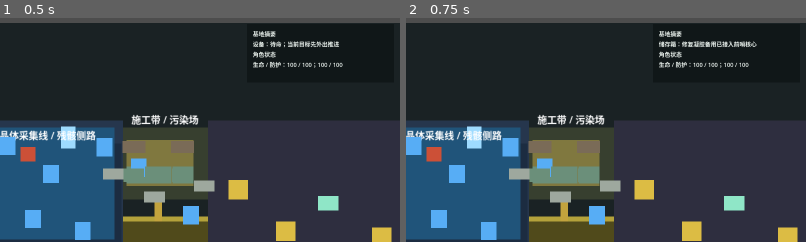
Above: before the commit, frames 1-2 (left to right).
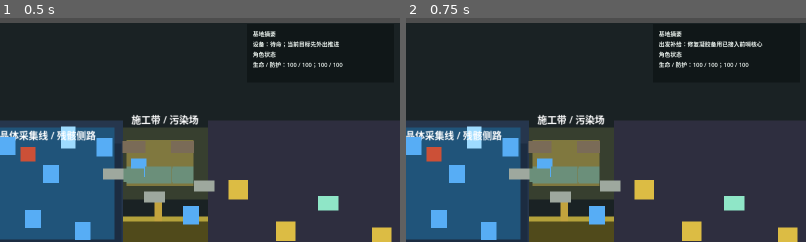
Above: after the commit, the same moments.

Repository: laugh0608/RadishCatalyst
Game: Godot game, scene res://scenes/boot/Boot.tscn
Same seed, same stepped clock (60 frames per second), same inputs: the game is played once before the commit and once after it.
Inputs (mouse positions are % of the whole screen's width and height, from its top left):
- Up to frame 1 (0.5 s): no input
- Up to frame 2 (0.75 s): tap Enter at 0.5 s; move the mouse to (72, 45) at 0.52 s; hold D (move_right) from 0.53 s (still down); tap E (interact) at 0.6 s; click (72, 45) at 0.67 s
The pictures show only the part of the screen within x 50-100%, y 0-50%; the shares and areas given below are measured in that part.

Frame 1 is identical in both runs. In frame 2, 0.5% of the frame differs, in the area x 63-90%, y 10-13%.

Commit message:
feat: 扩展基地后勤补给并稳定检查入口
- 基础储存箱联动污染过滤器补抗污染药剂

- 补前哨核心提示、HUD 摘要和自动检查

- 默认客户端检查改为静态数据与场景引用

- 同步规划入口、协作规则、运行时边界和周志

Diff:
--- a/client/data/localization/zh_cn.json
+++ b/client/data/localization/zh_cn.json
@@ -382,7 +382,7 @@
     "building.outpost_core.name": "前哨核心",
     "building.outpost_core.desc": "受损前哨的控制与基础加工核心。",
     "building.basic_storage.name": "基础储存箱",
-    "building.basic_storage.desc": "用于存放早期物资的基础储存设施，接入前哨核心后可补一份修复凝胶。",
+    "building.basic_storage.desc": "用于存放早期物资的基础储存设施，接入前哨核心后可补一份修复凝胶；污染过滤器跑通首支药剂后，也可补一份抗污染药剂。",
     "building.field_outfitting_station.name": "出发整备台",
     "building.field_outfitting_station.desc": "用于检查外勤装备并把已制造模块装入防护服的基地后勤设施。",
     "building.basic_reactor.name": "基础反应器",
--- a/client/scripts/checks/field_outfitting_station_check.gd
+++ b/client/scripts/checks/field_outfitting_station_check.gd
@@ -90,6 +90,31 @@
 		outfitting_character
 	)
 	host._expect_text_contains(status_text, "整备台：基础过滤模块已生效", "field outfitting station HUD summary")
+	outfitting_world.add_base_structure(
+		"structure.basic_storage_build_site",
+		"building.basic_storage",
+		"region.outpost_platform",
+		"map_object_instance.basic_storage_build_site"
+	)
+	outfitting_world.add_base_structure(
+		"structure.pollution_filter_build_site",
+		"building.pollution_filter",
+		"region.outpost_platform",
+		"map_object_instance.pollution_filter_build_site"
+	)
+	outfitting_world.quest_state.set_objective_progress("quest.enter_pollution_edge", "craft_item", "item.resistance_vial_t1", 1.0)
+	outfitting_character.inventory.consume_ref("item.repair_gel", 1)
+	var supply_status_text := HudStatusPresenter.new().format_vitals_text(
+		host.data_registry,
+		outfitting_world,
+		outfitting_character
+	)
+	host._expect_text_contains(supply_status_text, "整备台：基础过滤模块已生效", "field outfitting station keeps module status with supplies")
+	host._expect_text_contains(
+		supply_status_text,
+		"出发补给：回前哨核心补修复凝胶 / 抗污染药剂 x1",
+		"field outfitting station HUD summary includes departure supply restock"
+	)
 	var map := VerticalSliceMapScene.instantiate() as VerticalSliceMap
 	root.add_child(map)
 	map.setup(host.data_registry)
--- a/client/scripts/checks/interaction_feedback_prompt_check.gd
+++ b/client/scripts/checks/interaction_feedback_prompt_check.gd
@@ -267,6 +267,51 @@
 		"outpost storage restocks repair gel to one"
 	)
 
+	var outpost_supply_world := WorldState.create_default()
+	outpost_supply_world.quest_state.complete_quest("quest.restore_outpost")
+	outpost_supply_world.quest_state.set_objective_progress("quest.enter_pollution_edge", "craft_item", "item.resistance_vial_t1", 1.0)
+	outpost_supply_world.add_base_structure(
+		"structure.basic_storage_build_site",
+		"building.basic_storage",
+		"region.outpost_platform",
+		"map_object_instance.basic_storage_build_site"
+	)
+	outpost_supply_world.add_base_structure(
+		"structure.pollution_filter_build_site",
+		"building.pollution_filter",
+		"region.outpost_platform",
+		"map_object_instance.pollution_filter_build_site"
+	)
+	var outpost_supply_character := CharacterState.create_default()
+	outpost_supply_character.inventory.consume_ref("item.repair_gel", 1)
+	host._expect_text_contains(
+		formatter.format_outpost_core_prompt(outpost_supply_world, outpost_supply_character),
+		"基础储存箱可补修复凝胶 / 抗污染药剂",
+		"outpost prompt exposes storage vial restock"
+	)
+	var outpost_supply_result := GatherSystem.new(host.data_registry).interact_with_object(
+		"map_object_instance.outpost_core",
+		"building.outpost_core",
+		"outpost_core",
+		outpost_supply_character,
+		outpost_supply_world
+	)
+	host._expect_text_contains(
+		String(outpost_supply_result.get("message", "")),
+		"基础储存箱补抗污染药剂",
+		"outpost refit restocks resistance vial after filter setup"
+	)
+	host._expect_equal(
+		int(outpost_supply_character.inventory.items.get("item.repair_gel", 0)),
+		1,
+		"outpost storage still restocks repair gel with filter setup"
+	)
+	host._expect_equal(
+		int(outpost_supply_character.inventory.items.get("item.resistance_vial_t1", 0)),
+		1,
+		"outpost storage restocks resistance vial to one"
+	)
+
 	var filter_processing_world := WorldState.create_default()
 	var filter_processing_character := CharacterState.create_default()
 	filter_processing_world.quest_state.active_quest_ids = ["quest.enter_pollution_edge"]
--- a/client/scripts/systems/gather_system.gd
+++ b/client/scripts/systems/gather_system.gd
@@ -9,6 +9,7 @@
 const DEMO_STABILIZATION_WRITE_RECOVERY_CACHE_MULT := 0.85
 const DEMO_STABILIZATION_WRITE_GUARD_CACHE_MULT := 0.9
 const BASIC_STORAGE_REPAIR_GEL_TARGET := 1
+const BASIC_STORAGE_RESISTANCE_VIAL_TARGET := 1
 const FIELD_OUTFITTING_STATION_ID := "building.field_outfitting_station"
 const BASIC_FILTER_MODULE_ID := "equipment.filter_module_t1"
 const POLLUTION_RESIDUE_PRESSURE_BY_INSTANCE := {
@@ -256,15 +257,42 @@
 func _restock_basic_storage_supply(character_state: CharacterState, world_state: WorldState) -> String:
 	if not world_state.has_base_structure_definition("building.basic_storage"):
 		return ""
+
+	var detail_parts: Array[String] = []
 	var current_repair_gel := int(character_state.inventory.items.get("item.repair_gel", 0))
-	if current_repair_gel >= BASIC_STORAGE_REPAIR_GEL_TARGET:
-		return ""
-	var granted_amount := BASIC_STORAGE_REPAIR_GEL_TARGET - current_repair_gel
-	character_state.inventory.add_item("item.repair_gel", granted_amount)
-	return "基础储存箱补修复凝胶 x%d，当前 %d" % [
-		granted_amount,
-		int(character_state.inventory.items.get("item.repair_gel", 0))
-	]
+	if current_repair_gel < BASIC_STORAGE_REPAIR_GEL_TARGET:
+		var granted_gel_amount := BASIC_STORAGE_REPAIR_GEL_TARGET - current_repair_gel
+		character_state.inventory.add_item("item.repair_gel", granted_gel_amount)
+		detail_parts.append("基础储存箱补修复凝胶 x%d，当前 %d" % [
+			granted_gel_amount,
+			int(character_state.inventory.items.get("item.repair_gel", 0))
+		])
+
+	if _can_restock_basic_storage_vial(character_state, world_state):
+		var current_vial := int(character_state.inventory.items.get("item.resistance_vial_t1", 0))
+		var granted_vial_amount := BASIC_STORAGE_RESISTANCE_VIAL_TARGET - current_vial
+		character_state.inventory.add_item("item.resistance_vial_t1", granted_vial_amount)
+		detail_parts.append("基础储存箱补抗污染药剂 x%d，当前 %d" % [
+			granted_vial_amount,
+			int(character_state.inventory.items.get("item.resistance_vial_t1", 0))
+		])
+
+	return "；".join(detail_parts)
+
+
+func _can_restock_basic_storage_vial(character_state: CharacterState, world_state: WorldState) -> bool:
+	if not world_state.has_base_structure_definition("building.pollution_filter"):
+		return false
+	if not _has_basic_storage_vial_supply_unlocked(world_state):
+		return false
+	return int(character_state.inventory.items.get("item.resistance_vial_t1", 0)) < BASIC_STORAGE_RESISTANCE_VIAL_TARGET
+
+
+func _has_basic_storage_vial_supply_unlocked(world_state: WorldState) -> bool:
+	return (
+		world_state.quest_state.has_completed_quest("quest.enter_pollution_edge")
+		or world_state.quest_state.get_objective_progress("quest.enter_pollution_edge", "craft_item", "item.resistance_vial_t1") >= 1.0
+	)
 
 
 func _interact_with_field_outfitting_station(character_state: CharacterState, world_state: WorldState) -> Dictionary:
--- a/client/scripts/ui/hud_status_presenter.gd
+++ b/client/scripts/ui/hud_status_presenter.gd
@@ -278,11 +278,14 @@
 
 
 func _format_basic_storage_summary(world_state: WorldState, character_state: CharacterState) -> Array[String]:
+	if world_state.current_region_id != "region.outpost_platform":
+		return []
 	if not world_state.has_base_structure_definition("building.basic_storage"):
 		return []
-	if not character_state.inventory.has_ref("item.repair_gel", 1):
-		return ["储存箱：回前哨核心可补修复凝胶 x1"]
-	return ["储存箱：修复凝胶备用已接入前哨核心"]
+	var supply_summary := _format_departure_supply_summary(world_state, character_state)
+	if not supply_summary.is_empty():
+		return [supply_summary]
+	return []
 
 
 func _format_pollution_slurry_reclaim_summary(
@@ -309,11 +312,20 @@
 
 
 func _format_outfitting_station_summary(world_state: WorldState, character_state: CharacterState) -> Array[String]:
+	if world_state.current_region_id != "region.outpost_platform":
+		return []
 	if world_state.has_base_structure_definition("building.field_outfitting_station"):
+		var supply_summary := _format_departure_supply_summary(world_state, character_state)
 		if String(character_state.equipment.get("suit_module", "")) == "equipment.filter_module_t1":
-			return ["整备台：基础过滤模块已生效"]
+			var equipped_lines := ["整备台：基础过滤模块已生效"]
+			if not supply_summary.is_empty():
+				equipped_lines.append(supply_summary)
+			return equipped_lines
 		if character_state.inventory.has_ref("equipment.filter_module_t1", 1):
-			return ["整备台：回基地按 E 装入基础过滤模块"]
+			var pending_lines := ["整备台：回基地按 E 装入基础过滤模块"]
+			if not supply_summary.is_empty():
+				pending_lines.append(supply_summary)
+			return pending_lines
 		return ["整备台：缺基础过滤模块，先用基础反应器组装"]
 	if (
 		character_state.inventory.has_ref("item.basic_parts", 2)
@@ -321,6 +333,38 @@
 	):
 		return ["可建造：出发整备台；收益：装配防护服模块"]
 	return []
+
+
+func _format_departure_supply_summary(world_state: WorldState, character_state: CharacterState) -> String:
+	if not world_state.has_base_structure_definition("building.basic_storage"):
+		return ""
+
+	var missing_supplies: Array[String] = []
+	var ready_supplies: Array[String] = []
+	if character_state.inventory.has_ref("item.repair_gel", 1):
+		ready_supplies.append("修复凝胶")
+	else:
+		missing_supplies.append("修复凝胶")
+
+	if _is_basic_storage_vial_supply_available(world_state):
+		if character_state.inventory.has_ref("item.resistance_vial_t1", 1):
+			ready_supplies.append("抗污染药剂")
+		else:
+			missing_supplies.append("抗污染药剂")
+
+	if not missing_supplies.is_empty():
+		return "出发补给：回前哨核心补%s x1" % " / ".join(missing_supplies)
+	return "出发补给：%s备用已接入前哨核心" % " / ".join(ready_supplies)
+
+
+func _is_basic_storage_vial_supply_available(world_state: WorldState) -> bool:
+	return (
+		world_state.has_base_structure_definition("building.pollution_filter")
+		and (
+			world_state.quest_state.has_completed_quest("quest.enter_pollution_edge")
+			or world_state.quest_state.get_objective_progress("quest.enter_pollution_edge", "craft_item", "item.resistance_vial_t1") >= 1.0
+		)
+	)
 
 
 func _format_goal_name(data_registry: DataRegistry, world_state: WorldState, quest_id: String) -> String:
--- a/client/scripts/ui/interaction_prompt_formatter.gd
+++ b/client/scripts/ui/interaction_prompt_formatter.gd
@@ -509,17 +509,33 @@
 func format_outpost_core_prompt(world_state: WorldState, character_state: CharacterState) -> String:
 	if not world_state.quest_state.has_completed_quest("quest.restore_outpost"):
 		return "按 E 恢复：前哨核心，重启基础导航。"
-	if _can_restock_basic_storage_supply(world_state, character_state):
-		return "按 E 整备：前哨核心，基础储存箱可补修复凝胶。"
+	var restock_names := _get_basic_storage_restock_names(world_state, character_state)
+	if not restock_names.is_empty():
+		return "按 E 整备：前哨核心，基础储存箱可补%s。" % " / ".join(restock_names)
 	if character_state.are_vitals_full():
 		return "前哨核心：整备在线；生命与防护完整，可继续外出或使用相位回投台。"
 	return "按 E 整备：前哨核心，恢复生命与防护。"
 
 
-func _can_restock_basic_storage_supply(world_state: WorldState, character_state: CharacterState) -> bool:
+func _get_basic_storage_restock_names(world_state: WorldState, character_state: CharacterState) -> Array[String]:
+	var names: Array[String] = []
+	if not world_state.has_base_structure_definition("building.basic_storage"):
+		return names
+	if not character_state.inventory.has_ref("item.repair_gel", 1):
+		names.append("修复凝胶")
+	if _can_restock_basic_storage_vial(world_state, character_state):
+		names.append("抗污染药剂")
+	return names
+
+
+func _can_restock_basic_storage_vial(world_state: WorldState, character_state: CharacterState) -> bool:
 	return (
-		world_state.has_base_structure_definition("building.basic_storage")
-		and not character_state.inventory.has_ref("item.repair_gel", 1)
+		world_state.has_base_structure_definition("building.pollution_filter")
+		and not character_state.inventory.has_ref("item.resistance_vial_t1", 1)
+		and (
+			world_state.quest_state.has_completed_quest("quest.enter_pollution_edge")
+			or world_state.quest_state.get_objective_progress("quest.enter_pollution_edge", "craft_item", "item.resistance_vial_t1") >= 1.0
+		)
 	)
 
 
Not shown, changed: AGENTS.md
Not shown, changed: CLAUDE.md
Not shown, changed: docs/adr/0001-branch-and-pr-governance.md
Not shown, changed: docs/architecture/code-style-and-language-practices.md
Not shown, changed: docs/architecture/godot-project-structure-runtime.md
Not shown, changed: docs/design/development-retest-baselines.md
Not shown, changed: docs/design/map-interaction-and-building.md
Not shown, changed: docs/design/resource-chain-prototype.md
Not shown, changed: docs/devlogs/2026-W24.md
Not shown, changed: docs/planning/current.md
Not shown, changed: docs/planning/daily-start.md
Not shown, changed: docs/planning/demo-scope-and-playable-slice.md
(and 3 more such lines)
